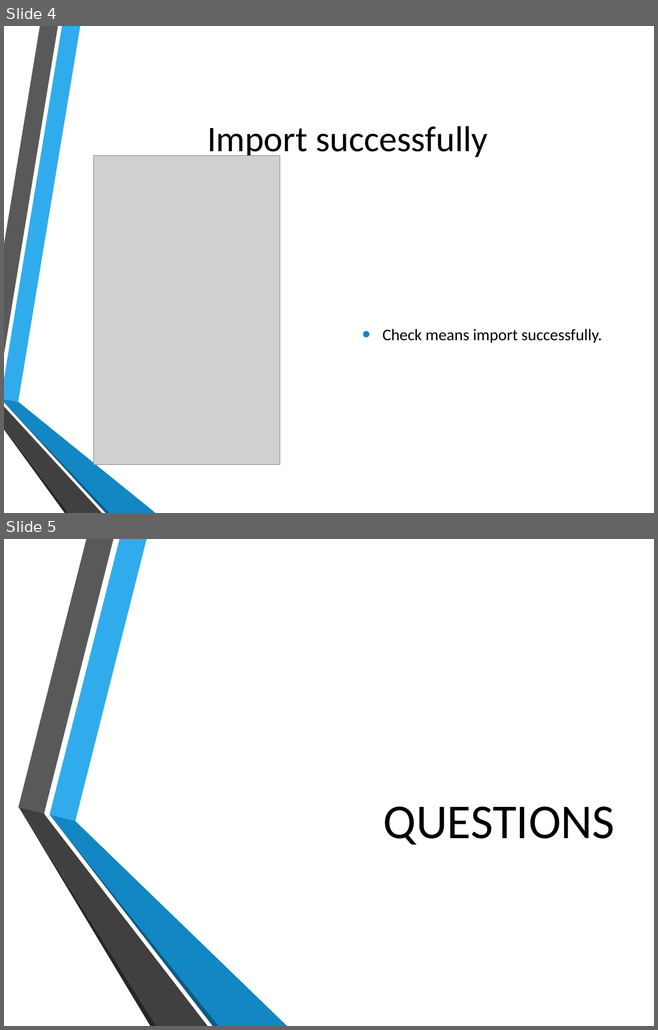
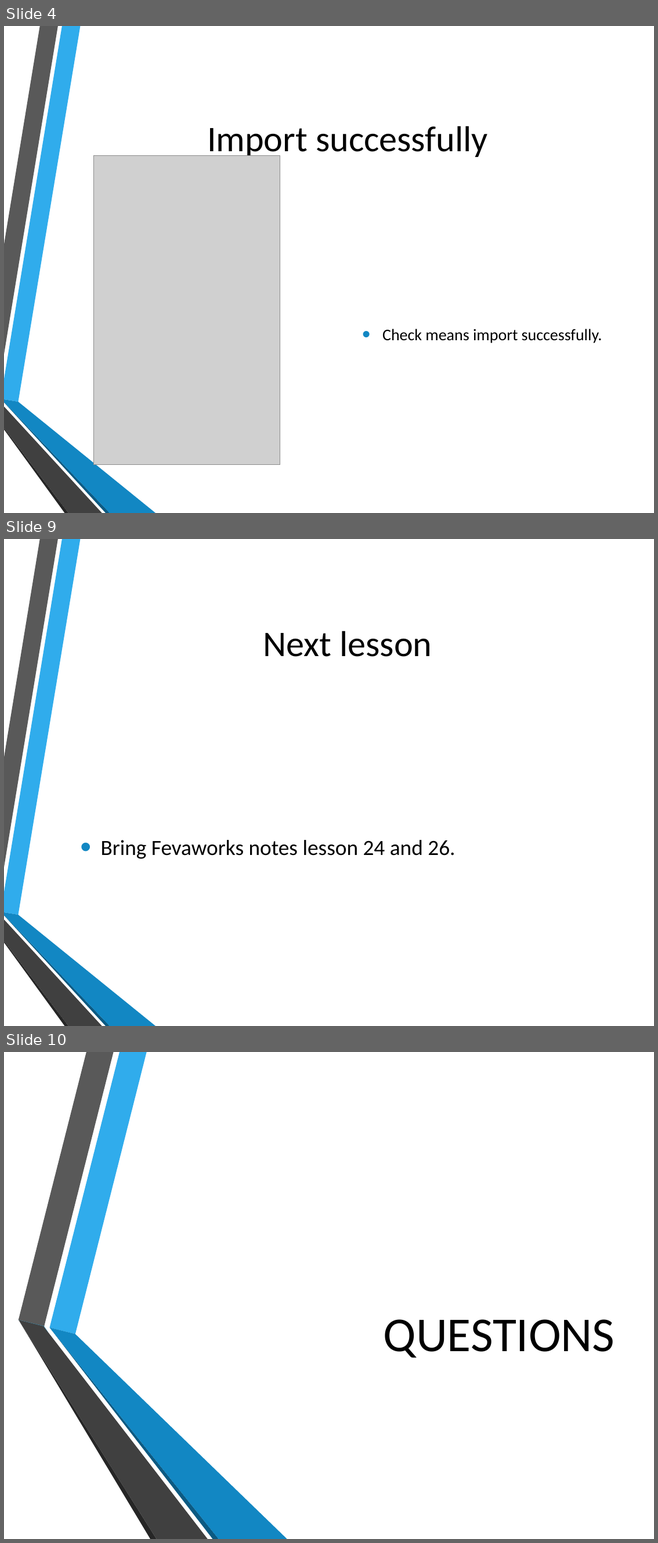
Before and after one commit to hatted/fevaworks-php, a slide deck: php-fw9/SMS.pptx. Shown one above the other, each under a label of ours: slides 4 and 5 before the commit, slides 4, 9 and 10 after it; the slides between them are not shown. The pictures are 658x1030 and 658x1543 pixels, drawn with LibreOffice and Linux fonts; fonts in the diff are those of the drawing; grey boxes stand for pictures; background and template pictures are left out. Boxes give left, top, right and bottom in pixels: in the first picture for what was removed or moved away, otherwise in the second. Text is boxed around its words. In the diff, an @@ line names an element or a change of style, - is before the commit and + after.

```diff
--- a/php-fw9/SMS.pptx
+++ b/php-fw9/SMS.pptx
@@ slide 9 added at bbox=[4, 539, 654, 1026], background picture (left out); not listed: 6 template elements that a slide beside it also shows @@
@@ title added at bbox=[263, 631, 431, 657], 40 pt, text #000000 @@
+Next lesson
@@ text added at bbox=[101, 840, 455, 859], 24 pt, text #000000 @@
+• Bring Fevaworks notes lesson 24 and 26.
@@ what was slide 5 is now slide 10 @@
```
Also in this commit, not shown: 4 other slides added, 2 other files.
